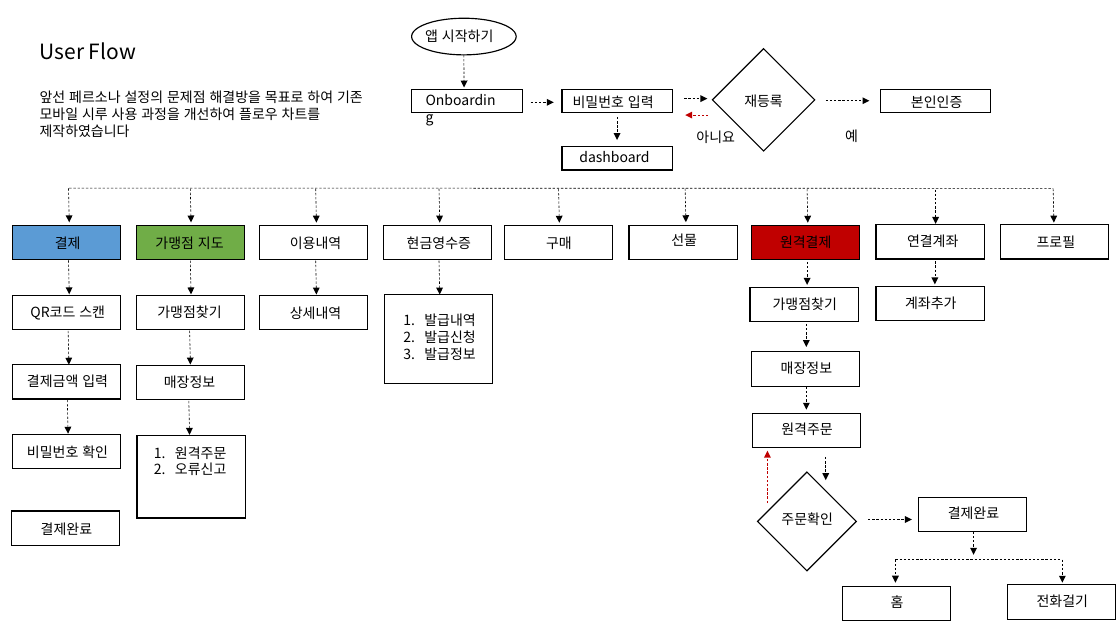
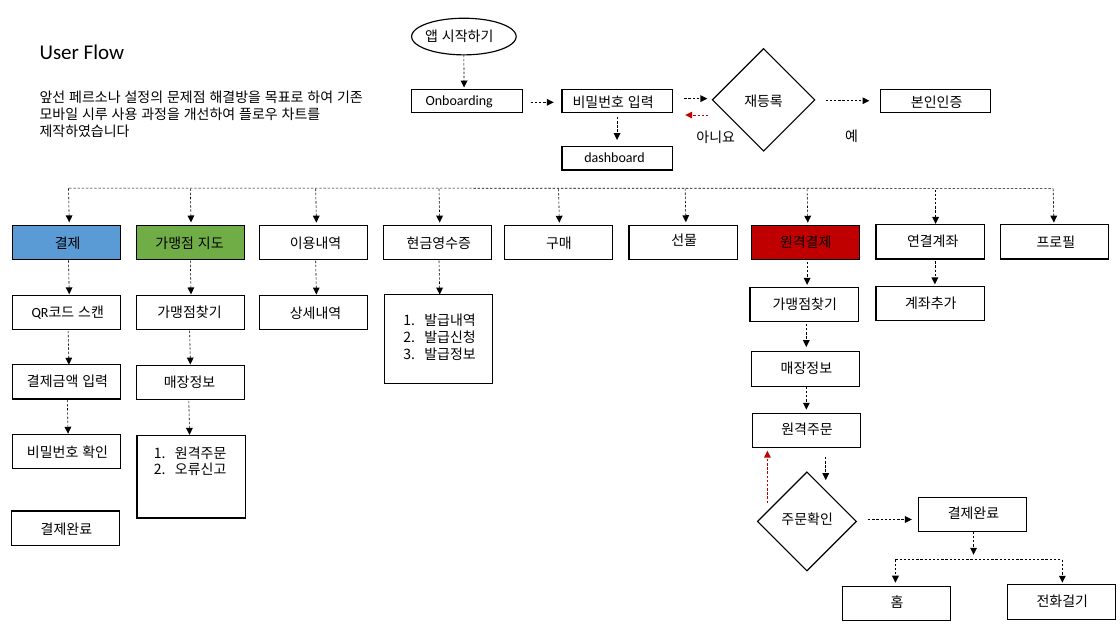
Before and after one commit to pigking51/maple, a slide deck: slide 4 of 디자인/최건_ppt.pptx. Drawn at 1120x630 pixels with LibreOffice and Linux fonts; fonts in the diff are those of the drawing. Boxes give left, top, right and bottom in pixels: in the first picture for what was removed or moved away, otherwise in the second. Text is boxed around its words. In the diff, an @@ line names an element or a change of style, - is before the commit and + after.

```diff
--- a/디자인/최건_ppt.pptx
+++ b/디자인/최건_ppt.pptx
@@ font Noto Sans CJK KR to Calibri in 4 elements at <box>40,44,363,137</box>, <box>426,95,493,108</box>, <box>584,152,644,162</box>, <box>32,305,104,319</box> @@
```
Also in this commit, not shown: 9 other slides changed, 2 slides added, 2 other files.
